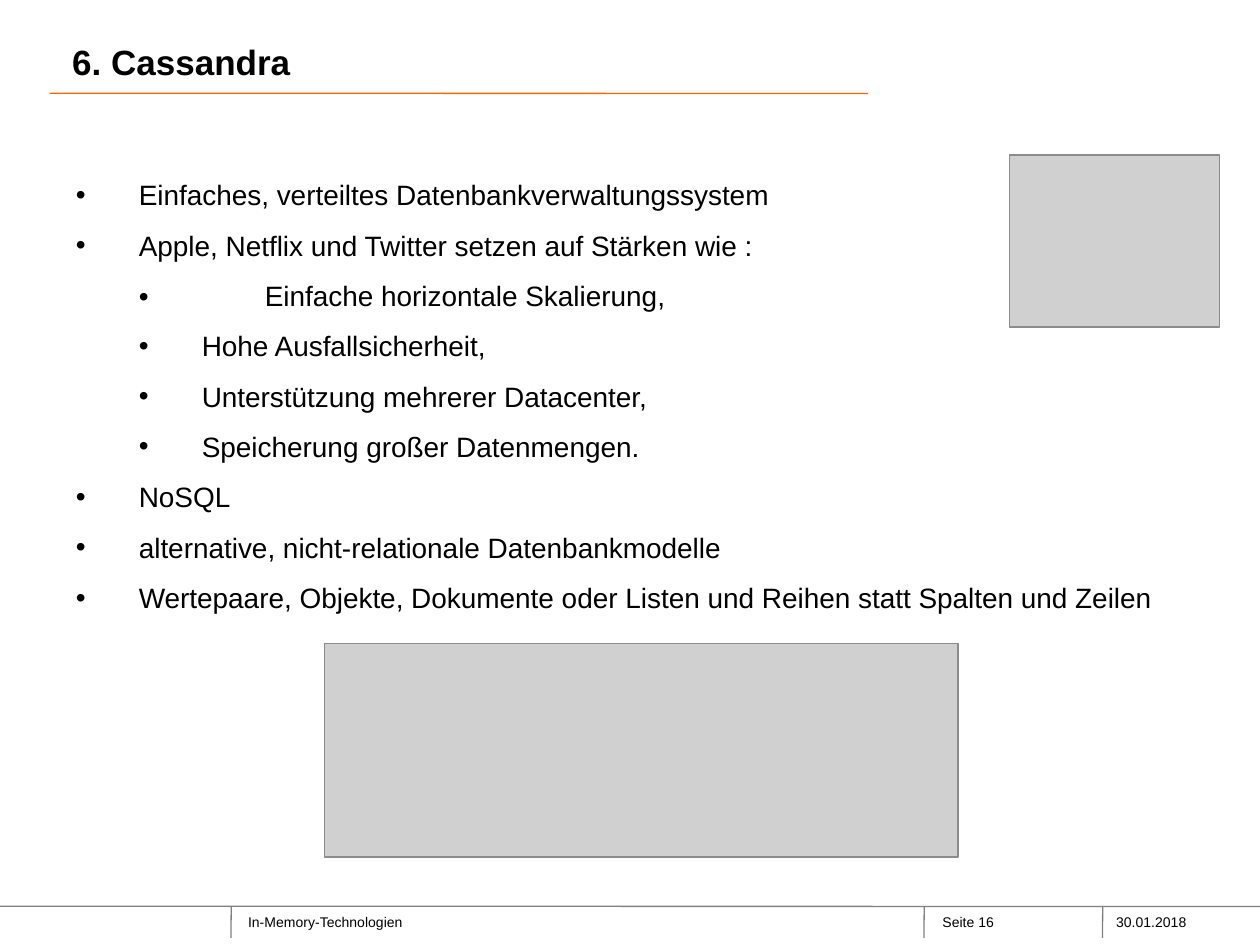
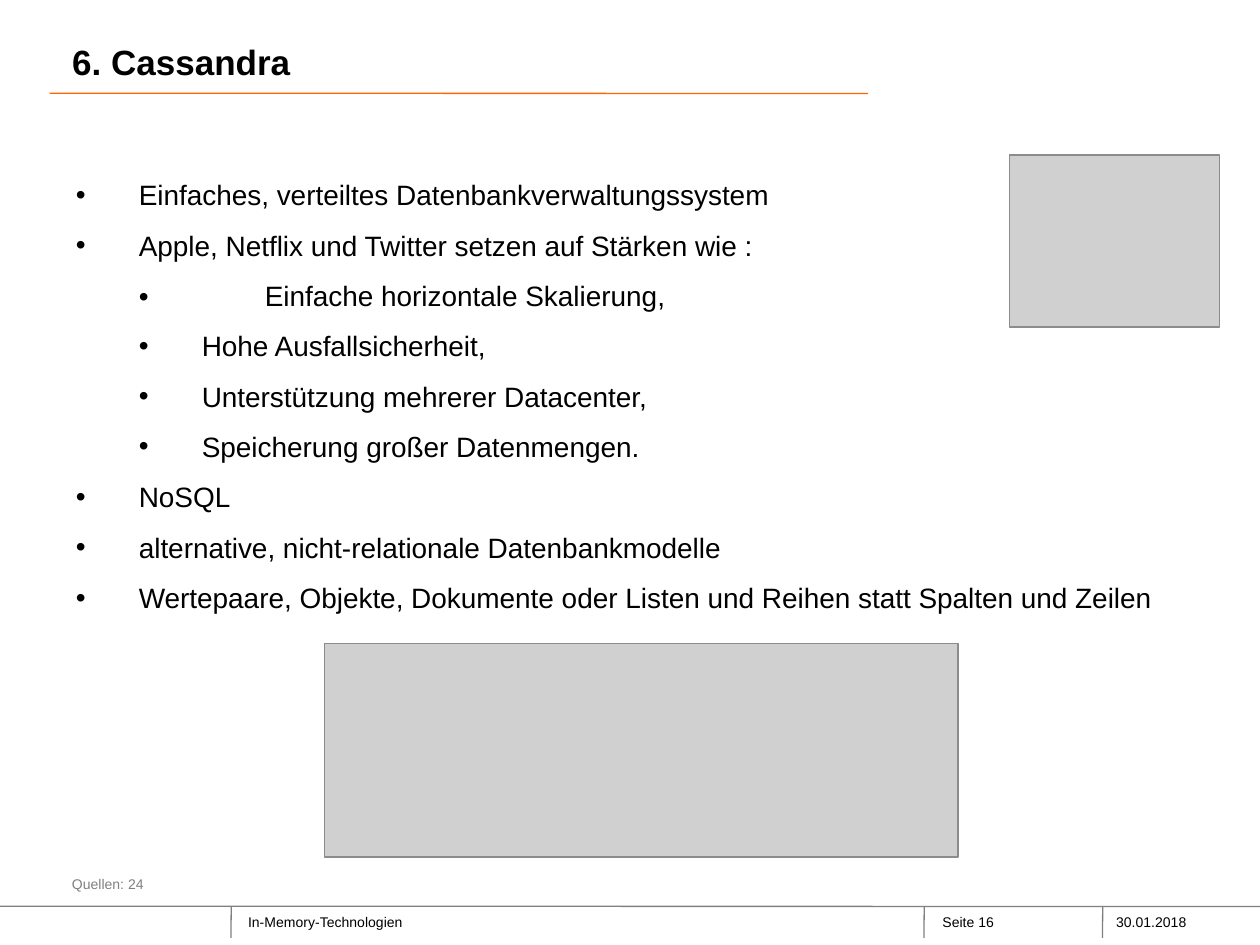
Before and after one commit to Philwi/ProjektseminarInMemory, a slide deck: slide 16 of FINAL.pptx. Drawn at 1260x945 pixels with LibreOffice and Linux fonts; fonts in the diff are those of the drawing; grey boxes stand for pictures; background and template pictures are left out. Boxes give left, top, right and bottom in pixels: in the first picture for what was removed or moved away, otherwise in the second. Text is boxed around its words. In the diff, an @@ line names an element or a change of style, - is before the commit and + after.

```diff
--- a/FINAL.pptx
+++ b/FINAL.pptx
@@ text added at (72, 879, 144, 892), 8 pt, text #808080 @@
+Quellen: 24
```
Also in this commit, not shown: 4 other slides changed.
